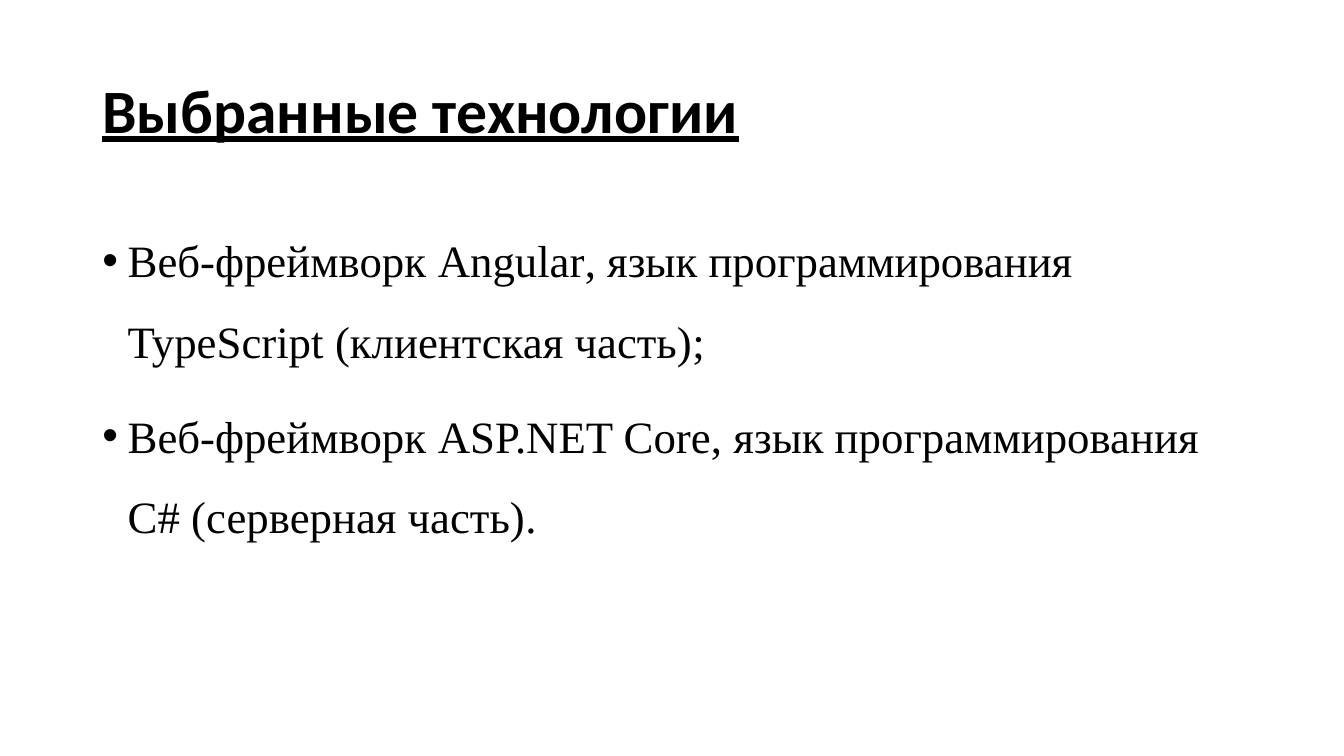
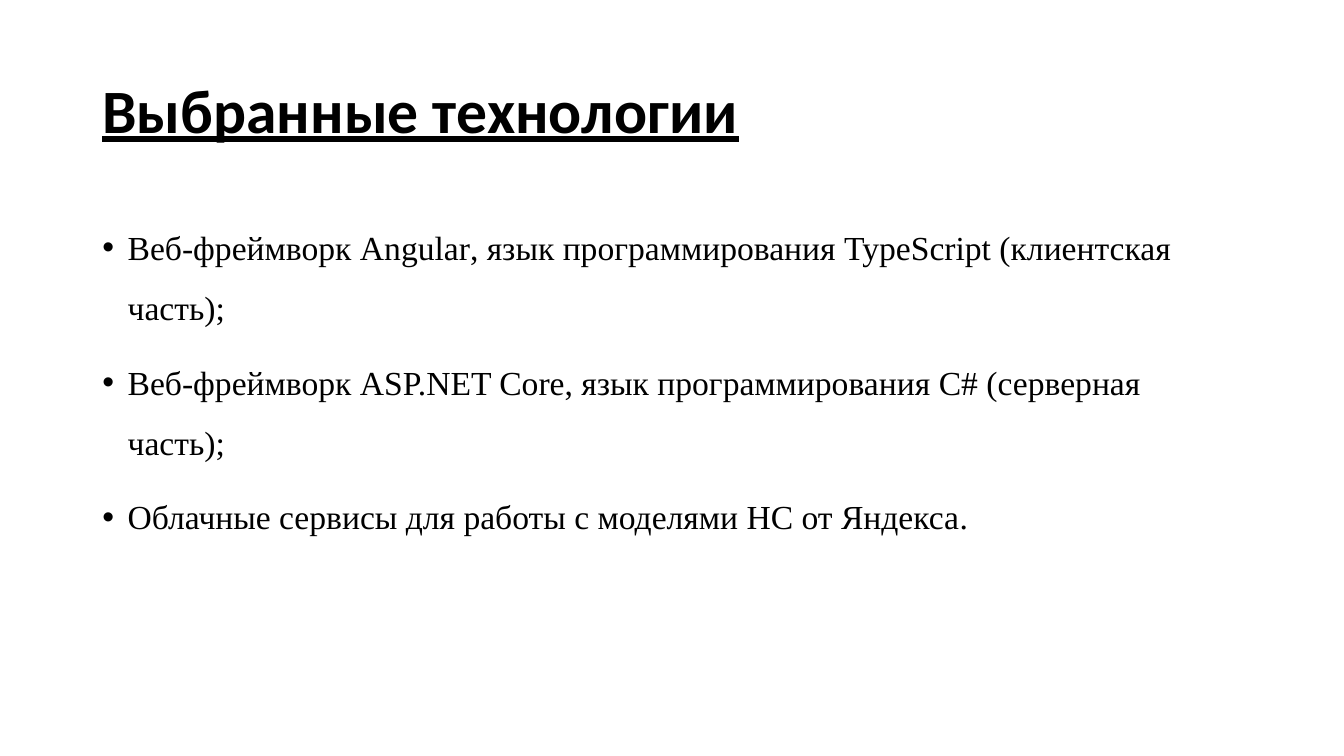
Before and after one commit to an-nguen/UlstuGradWork, a slide deck: slide 5 of docs/Презентация.pptx (slide 8 before the commit). Drawn at 1344x756 pixels with LibreOffice and Linux fonts; fonts in the diff are those of the drawing. Boxes give left, top, right and bottom in pixels: in the first picture for what was removed or moved away, otherwise in the second. Text is boxed around its words. In the diff, an @@ line names an element or a change of style, - is before the commit and + after.

```diff
--- a/docs/Презентация.pptx
+++ b/docs/Презентация.pptx
@@ text at [128, 236, 1170, 327]: size 32 to 24 pt in "Веб-фреймворк Angular, язык программирования TypeScript (кли ..." @@
@@ text at [128, 371, 1140, 536]: text changed; size 32 to 24 pt @@
-• Веб-фреймворк ASP.NET Core, язык программирования C# (серверная часть).
+• Веб-фреймворк ASP.NET Core, язык программирования C# (серверная часть);
+• Облачные сервисы для работы с моделями НС от Яндекса.
```
Also in this commit, not shown: 2 other slides changed, 1 slide added, 5 slides removed, 1 other file.
